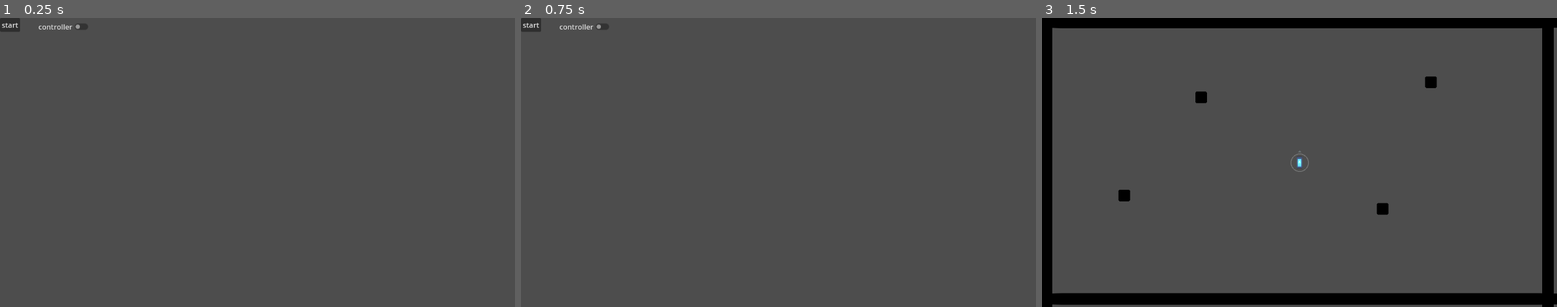
Above: before the commit, frames 1-3 (left to right).
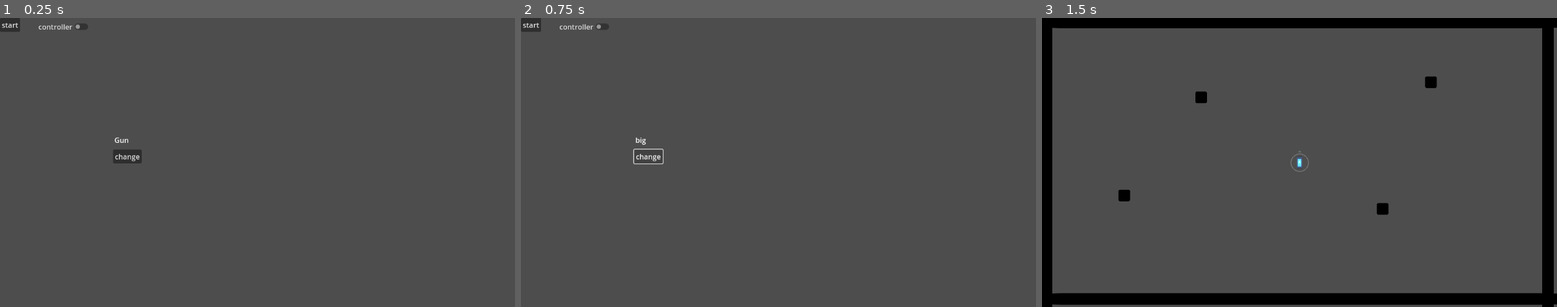
Above: after the commit, the same moments.

Repository: john-code102/Game_01
Game: Godot game, scene res://menu.tscn
Same seed, same stepped clock (60 frames per second), same inputs: the game is played once before the commit and once after it. The engine's default icon, where the game draws it, is replaced by a stand-in: a white triangle on a blue panel in a dark square.
Inputs (mouse positions are in pixels of both pictures, inside the frame that each line leads up to):
- Up to frame 1 (0.25 s): no input
- Up to frame 2 (0.75 s): click (649, 156) at 0.5 s, where only the run after the commit has a clickable "change"
- Up to frame 3 (1.5 s): click "start" at 1.25 s

The runs differ from the first frame. In frame 1, 0.3% of the frame differs, in the area x 22-28%, y 41-51%; in frame 2, 0.1%; in frame 3, nothing differs.

Commit message:
game with gun change

Diff:
--- /dev/null
+++ b/top-down-shooter/bullets/bullet big.tscn
@@ -0,0 +1,43 @@
+[gd_scene load_steps=6 format=3 uid="uid://cdnrr5m226qqu"]
+
+[ext_resource type="Script" uid="uid://c7rkl78b0fx1s" path="res://bullets/bullet_1.gd" id="1_aek2n"]
+[ext_resource type="Texture2D" uid="uid://djmfxcopu6p" path="res://icon.svg" id="2_7fix8"]
+
+[sub_resource type="CircleShape2D" id="CircleShape2D_635yf"]
+radius = 7.0
+
+[sub_resource type="CircleShape2D" id="CircleShape2D_vnuj5"]
+
+[sub_resource type="ParticleProcessMaterial" id="ParticleProcessMaterial_635yf"]
+particle_flag_disable_z = true
+inherit_velocity_ratio = 0.33
+spread = 180.0
+initial_velocity_max = 25.0
+gravity = Vector3(0, 0, 0)
+color = Color(0.572549, 0, 0, 1)
+
+[node name="Bullet1" type="CharacterBody2D"]
+collision_layer = 2
+collision_mask = 4
+script = ExtResource("1_aek2n")
+
+[node name="CollisionShape2D" type="CollisionShape2D" parent="."]
+shape = SubResource("CircleShape2D_635yf")
+
+[node name="Area2D" type="Area2D" parent="."]
+collision_layer = 2
+collision_mask = 4
+
+[node name="CollisionShape2D" type="CollisionShape2D" parent="Area2D"]
+shape = SubResource("CircleShape2D_vnuj5")
+
+[node name="Sprite2D" type="Sprite2D" parent="."]
+modulate = Color(1, 0, 0, 1)
+scale = Vector2(0.1, 0.1)
+texture = ExtResource("2_7fix8")
+
+[node name="GPUParticles2D" type="GPUParticles2D" parent="."]
+amount = 25
+process_material = SubResource("ParticleProcessMaterial_635yf")
+
+[connection signal="body_entered" from="Area2D" to="." method="_on_area_2d_body_entered"]
--- a/top-down-shooter/global.gd
+++ b/top-down-shooter/global.gd
@@ -3,3 +3,5 @@
 var controller = false
 
 var Player
+
+var gun : PackedScene
--- /dev/null
+++ b/top-down-shooter/gun.gd
@@ -0,0 +1 @@
+extends Label
--- /dev/null
+++ b/top-down-shooter/guns/big.tscn
@@ -0,0 +1,13 @@
+[gd_scene load_steps=3 format=3 uid="uid://5iiwwmln0n52"]
+
+[ext_resource type="Script" uid="uid://cqmpdcupvlky2" path="res://guns/gun_1.gd" id="1_rgjoj"]
+[ext_resource type="PackedScene" uid="uid://cdnrr5m226qqu" path="res://bullets/bullet big.tscn" id="2_rgjoj"]
+
+[node name="Gun1" type="Node2D" node_paths=PackedStringArray("shoot_points")]
+script = ExtResource("1_rgjoj")
+shoot_points = [NodePath("Node")]
+cooldown = 0.25
+bullet = ExtResource("2_rgjoj")
+bullet_speed = 300.0
+
+[node name="Node" type="Node2D" parent="."]
--- /dev/null
+++ b/top-down-shooter/guns/circel.tscn
@@ -0,0 +1,34 @@
+[gd_scene load_steps=3 format=3 uid="uid://cwg4u6xlfnquk"]
+
+[ext_resource type="Script" uid="uid://cqmpdcupvlky2" path="res://guns/gun_1.gd" id="1_u0614"]
+[ext_resource type="PackedScene" uid="uid://gju320vx7cxm" path="res://bullets/bullet1.tscn" id="2_p147q"]
+
+[node name="Gun1" type="Node2D" node_paths=PackedStringArray("shoot_points")]
+script = ExtResource("1_u0614")
+shoot_points = [NodePath("Node"), NodePath("Node2D"), NodePath("Node2"), NodePath("Node3"), NodePath("Node4"), NodePath("Node5"), NodePath("Node6"), NodePath("Node7")]
+cooldown = 0.75
+bullet = ExtResource("2_p147q")
+bullet_speed = 300.0
+
+[node name="Node" type="Node2D" parent="."]
+
+[node name="Node2D" type="Node2D" parent="."]
+rotation = 0.785398
+
+[node name="Node2" type="Node2D" parent="."]
+rotation = 1.5708
+
+[node name="Node3" type="Node2D" parent="."]
+rotation = 2.35619
+
+[node name="Node4" type="Node2D" parent="."]
+rotation = 3.14159
+
+[node name="Node5" type="Node2D" parent="."]
+rotation = 3.92699
+
+[node name="Node6" type="Node2D" parent="."]
+rotation = 4.71239
+
+[node name="Node7" type="Node2D" parent="."]
+rotation = 5.49779
--- /dev/null
+++ b/top-down-shooter/guns/gun.tscn
@@ -0,0 +1,13 @@
+[gd_scene load_steps=3 format=3 uid="uid://cryaiie5h3tue"]
+
+[ext_resource type="Script" uid="uid://cqmpdcupvlky2" path="res://guns/gun_1.gd" id="1_rbtxg"]
+[ext_resource type="PackedScene" uid="uid://gju320vx7cxm" path="res://bullets/bullet1.tscn" id="2_xawhb"]
+
+[node name="Gun1" type="Node2D" node_paths=PackedStringArray("shoot_points")]
+script = ExtResource("1_rbtxg")
+shoot_points = [NodePath("Node")]
+cooldown = 0.25
+bullet = ExtResource("2_xawhb")
+bullet_speed = 300.0
+
+[node name="Node" type="Node2D" parent="."]
--- /dev/null
+++ b/top-down-shooter/guns/spray.tscn
@@ -0,0 +1,13 @@
+[gd_scene load_steps=3 format=3 uid="uid://cjr0o5q8scgdb"]
+
+[ext_resource type="Script" uid="uid://cqmpdcupvlky2" path="res://guns/gun_1.gd" id="1_y3pr0"]
+[ext_resource type="PackedScene" uid="uid://gju320vx7cxm" path="res://bullets/bullet1.tscn" id="2_tbl45"]
+
+[node name="Gun1" type="Node2D" node_paths=PackedStringArray("shoot_points")]
+script = ExtResource("1_y3pr0")
+shoot_points = [NodePath("Node2")]
+cooldown = 0.1
+bullet = ExtResource("2_tbl45")
+bullet_speed = 300.0
+
+[node name="Node2" type="Node2D" parent="."]
--- /dev/null
+++ b/top-down-shooter/guns/spread.tscn
@@ -0,0 +1,19 @@
+[gd_scene load_steps=3 format=3 uid="uid://45qsu6x182cq"]
+
+[ext_resource type="Script" uid="uid://cqmpdcupvlky2" path="res://guns/gun_1.gd" id="1_ss7e8"]
+[ext_resource type="PackedScene" uid="uid://gju320vx7cxm" path="res://bullets/bullet1.tscn" id="2_2wpgn"]
+
+[node name="Gun1" type="Node2D" node_paths=PackedStringArray("shoot_points")]
+script = ExtResource("1_ss7e8")
+shoot_points = [NodePath("Node2"), NodePath("Node"), NodePath("Node3")]
+cooldown = 0.5
+bullet = ExtResource("2_2wpgn")
+bullet_speed = 300.0
+
+[node name="Node2" type="Node2D" parent="."]
+
+[node name="Node" type="Node2D" parent="."]
+rotation = 0.261799
+
+[node name="Node3" type="Node2D" parent="."]
+rotation = -0.261799
--- a/top-down-shooter/menu.gd
+++ b/top-down-shooter/menu.gd
@@ -6,8 +6,23 @@
 
 
 func _on_start_pressed() -> void:
+	Global.gun = guns[current_gun]
 	get_tree().change_scene_to_file("res://game.tscn")
 
 
 func _on_controller_pressed() -> void:
 	Global.controller = %controller.button_pressed
+
+
+@export var guns : Array[PackedScene]
+
+var current_gun = 0
+
+func _on_button_pressed() -> void:
+	if current_gun  + 1 < guns.size():
+		current_gun += 1
+	else:
+		current_gun = 0
+
+	var path = guns[current_gun].get_path()
+	%gun_name.text = path.right(-path.rfind("/") - 1).left(-5)
--- a/top-down-shooter/menu.tscn
+++ b/top-down-shooter/menu.tscn
@@ -1,6 +1,11 @@
-[gd_scene load_steps=2 format=3 uid="uid://d3skfu657xkdb"]
+[gd_scene load_steps=7 format=3 uid="uid://d3skfu657xkdb"]
 
 [ext_resource type="Script" uid="uid://cjry5yha3xqvv" path="res://menu.gd" id="1_lti8b"]
+[ext_resource type="PackedScene" uid="uid://cryaiie5h3tue" path="res://guns/gun.tscn" id="3_ecwwl"]
+[ext_resource type="PackedScene" uid="uid://5iiwwmln0n52" path="res://guns/big.tscn" id="4_kk3ma"]
+[ext_resource type="PackedScene" uid="uid://cjr0o5q8scgdb" path="res://guns/spray.tscn" id="5_nrnbx"]
+[ext_resource type="PackedScene" uid="uid://45qsu6x182cq" path="res://guns/spread.tscn" id="6_iqepy"]
+[ext_resource type="PackedScene" uid="uid://cwg4u6xlfnquk" path="res://guns/circel.tscn" id="7_h1wq0"]
 
 [node name="Control" type="Control"]
 layout_mode = 3
@@ -10,6 +15,7 @@
 grow_horizontal = 2
 grow_vertical = 2
 script = ExtResource("1_lti8b")
+guns = Array[PackedScene]([ExtResource("3_ecwwl"), ExtResource("4_kk3ma"), ExtResource("5_nrnbx"), ExtResource("6_iqepy"), ExtResource("7_h1wq0")])
 
 [node name="start" type="Button" parent="."]
 layout_mode = 0
@@ -27,5 +33,23 @@
 text = "controller
 "
 
+[node name="gun_name" type="Label" parent="."]
+unique_name_in_owner = true
+layout_mode = 0
+offset_left = 256.0
+offset_top = 262.0
+offset_right = 296.0
+offset_bottom = 285.0
+text = "Gun"
+
+[node name="Button" type="Button" parent="."]
+layout_mode = 0
+offset_left = 253.0
+offset_top = 295.0
+offset_right = 317.0
+offset_bottom = 326.0
+text = "change"
+
 [connection signal="pressed" from="start" to="." method="_on_start_pressed"]
 [connection signal="pressed" from="controller" to="." method="_on_controller_pressed"]
+[connection signal="pressed" from="Button" to="." method="_on_button_pressed"]
--- a/top-down-shooter/player.tscn
+++ b/top-down-shooter/player.tscn
@@ -1,10 +1,9 @@
-[gd_scene load_steps=10 format=3 uid="uid://38axbtnnp5fm"]
+[gd_scene load_steps=9 format=3 uid="uid://38axbtnnp5fm"]
 
 [ext_resource type="Script" uid="uid://c6egktmv0fwe" path="res://player.gd" id="1_onrkg"]
 [ext_resource type="Texture2D" uid="uid://djmfxcopu6p" path="res://icon.svg" id="2_i3pqv"]
 [ext_resource type="Script" uid="uid://dllnbo6vi37hm" path="res://weapon_holder.gd" id="3_hqtel"]
 [ext_resource type="PackedScene" uid="uid://b52kqgvdg37bf" path="res://thrust_effect.tscn" id="3_i3pqv"]
-[ext_resource type="PackedScene" uid="uid://45qsu6x182cq" path="res://guns/gun1.tscn" id="4_2hs0m"]
 [ext_resource type="Texture2D" uid="uid://dw6homeera1go" path="res://Reticle.png" id="4_sweqy"]
 
 [sub_resource type="RectangleShape2D" id="RectangleShape2D_hqtel"]
@@ -36,7 +35,6 @@
 [node name="weapon_holder" type="Node2D" parent="."]
 unique_name_in_owner = true
 script = ExtResource("3_hqtel")
-gun_scene = ExtResource("4_2hs0m")
 grapple_length = 100.0
 
 [node name="Sprite2D" type="Sprite2D" parent="weapon_holder"]
--- a/top-down-shooter/project.godot
+++ b/top-down-shooter/project.godot
@@ -12,7 +12,7 @@
 
 config/name="top down shooter"
 run/main_scene="uid://d3skfu657xkdb"
-config/features=PackedStringArray("4.4", "Forward Plus")
+config/features=PackedStringArray("4.5", "Forward Plus")
 config/icon="res://icon.svg"
 
 [autoload]
--- a/top-down-shooter/weapon_holder.gd
+++ b/top-down-shooter/weapon_holder.gd
@@ -4,7 +4,7 @@
 var smooth_angle_global := 0.0
 @export var aim_smoothness: float = 10.0
 
-@export var gun_scene : PackedScene
+var gun_scene
 var gun_set = false
 
 var gun
@@ -18,6 +18,9 @@
 
 
 func _process(delta: float) -> void:
+
+	gun_scene = Global.gun
+
 	aim(delta)
 
 	if Input.is_action_pressed("grapple") and !is_grappling:
@@ -32,8 +35,6 @@
 		gun = gun_scene.instantiate()
 		add_child(gun)
 
-
-	print(is_grappling)
 
 	if is_grappling:
 		%grapple_line.set_point_position(0, position)
Not shown, added: top-down-shooter/gun.gd.uid
Not shown, added: top-down-shooter/.editorconfig
Not shown, added: top-down-shooter/.gitattributes
Not shown, added: top-down-shooter/.gitignore
